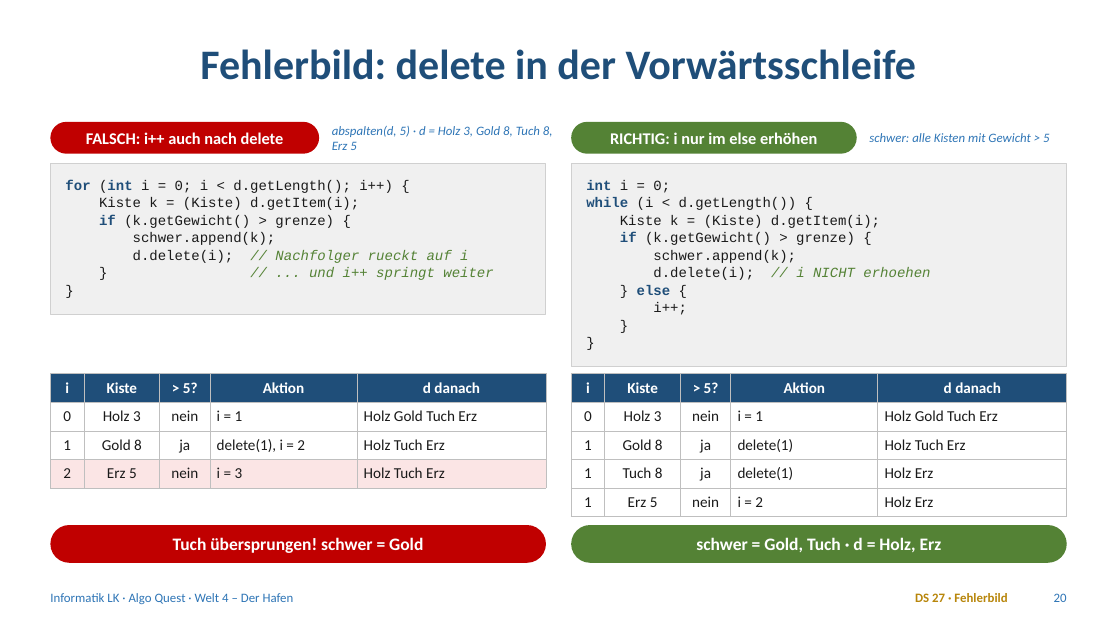
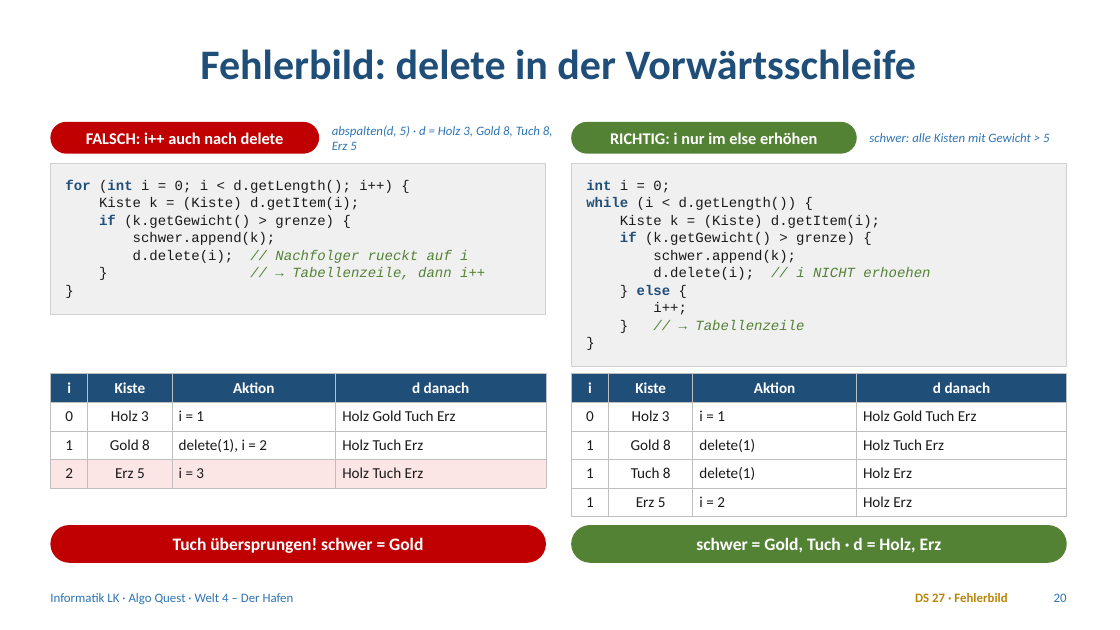
Before and after one commit to frankjuchim/AlgoQuest, a slide deck: slide 20 of materialien/Welt4_Hafen/1_Praesentation/AQ_W4_Hafen.pptx. Drawn at 1120x630 pixels with LibreOffice and Linux fonts; fonts in the diff are those of the drawing. Boxes give left, top, right and bottom in pixels: in the first picture for what was removed or moved away, otherwise in the second. Text is boxed around its words. In the diff, an @@ line names an element or a change of style, - is before the commit and + after.

```diff
--- a/materialien/Welt4_Hafen/1_Praesentation/AQ_W4_Hafen.pptx
+++ b/materialien/Welt4_Hafen/1_Praesentation/AQ_W4_Hafen.pptx
@@ text in rectangle at [571,164,1067,366]: paragraph removed @@
-}
@@ text in rectangle at [292,267,485,280]: text changed @@
-} // ... und i++ springt weiter
+} // → Tabellenzeile, dann i++
@@ text in rectangle at [695,320,804,330]: paragraph added @@
+} // → Tabellenzeile
@@ table at [50,374,546,482] @@
-column 3: > 5? | nein | ja | nein
@@ table at [571,374,1067,511] @@
-column 3: > 5? | nein | ja | ja | nein
```
Also in this commit, not shown: 1 other slide changed, 6 other files.
